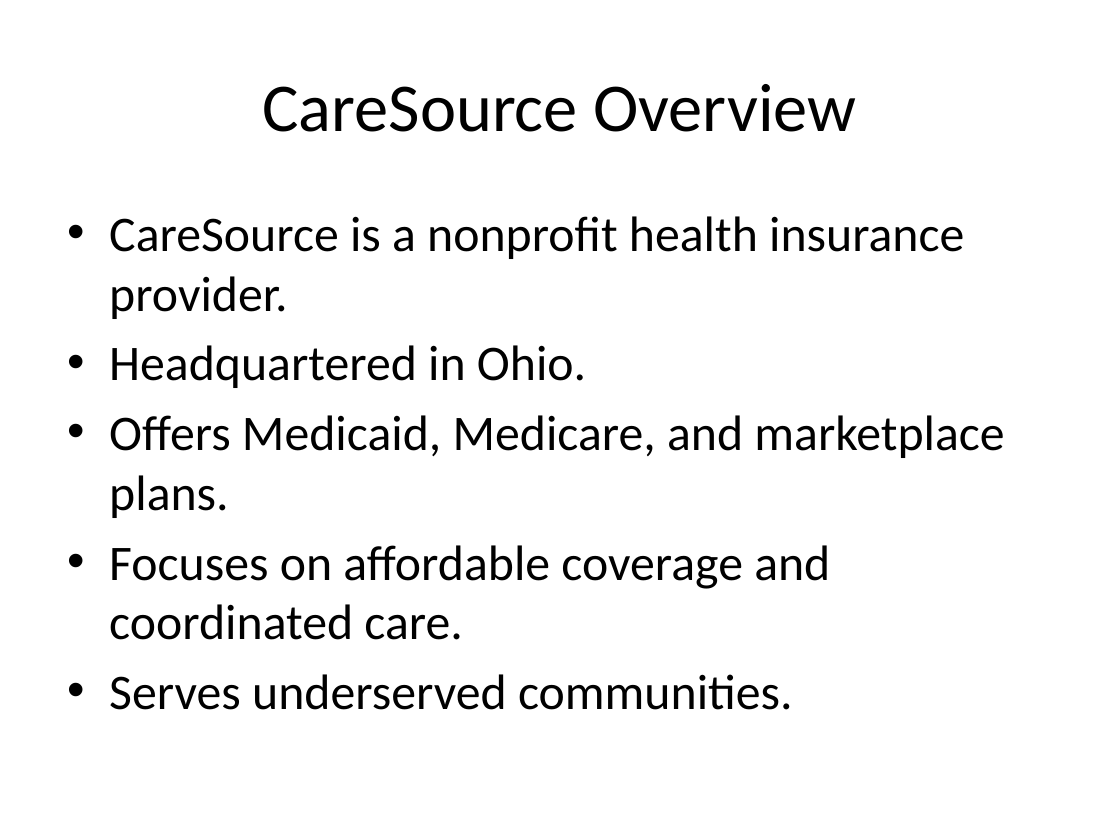
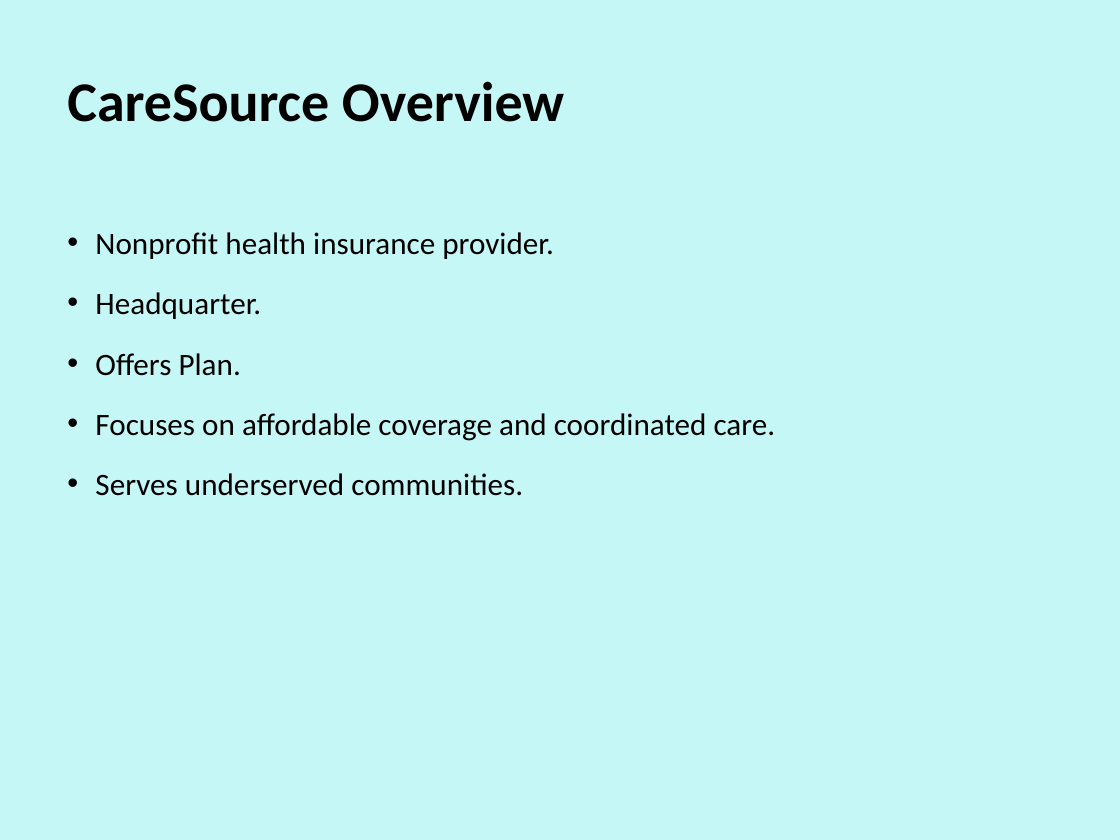
Before and after one commit to Navee090603/RRS, a slide deck: slide 6 of US_Healthcare_Overview.pptx (slide 5 before the commit). Drawn at 1120x840 pixels with LibreOffice and Linux fonts; fonts in the diff are those of the drawing. Boxes give left, top, right and bottom in pixels: in the first picture for what was removed or moved away, otherwise in the second. Text is boxed around its words. In the diff, an @@ line names an element or a change of style, - is before the commit and + after.

```diff
--- a/US_Healthcare_Overview.pptx
+++ b/US_Healthcare_Overview.pptx
@@ background #FFFFFF to #C5F7F6 @@
@@ title "CareSource Overview": place and size @@
-title "CareSource Overview" at [262, 84, 856, 132]
+title "CareSource Overview" at [67, 81, 564, 122]
@@ title "CareSource Overview" at [67, 81, 564, 122]: size 44 to 36 pt, bold on; alignment centre to left; line spacing 1 to 0.9; vertical alignment middle to top @@
@@ text "Nonprofit health insurance provider.": place and size @@
-text "Nonprofit health insurance provider." at [109, 216, 1004, 710]
+text "Nonprofit health insurance provider." at [95, 232, 776, 496]
@@ text at [95, 232, 554, 376]: text changed; size 32 to 20 pt @@
-• CareSource is a nonprofit health insurance provider.
-• Headquartered in Ohio.
-• Offers Medicaid, Medicare, and marketplace plans.
+• Nonprofit health insurance provider.
+• Headquarter.
+• Offers Plan.
@@ text at [95, 413, 776, 496]: size 32 to 20 pt in "Focuses on affordable coverage and coordinated care.", "Serves underserved communities."; indent changed; line spacing 1 to 1.2; more space between paragraphs @@
```
Also in this commit, not shown: 4 other slides changed, 1 slide added.
